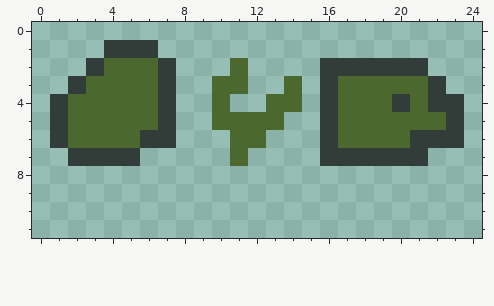
Pixel-art file, stored at gfx/props.aseprite. That is the earlier state.
32x32 pixels, 1 frame. Shown: x 0..24, y 0..11.
The same view after the edit:
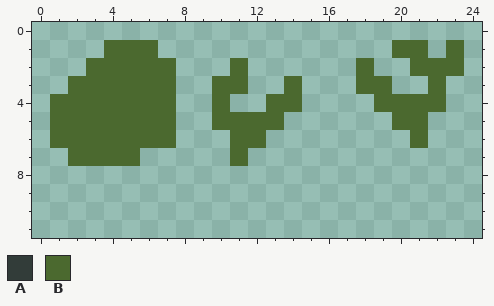
Palette (. is transparent): A #323c39  B #4b692f
The edit:
@@ x 0..24 @@
  0 .........................
- 1 ....AAA..................
- 2 ...ABBBA...B....AAAAAA...
- 3 ..ABBBBA..BB..B.ABBBBBA..
- 4 .ABBBBBA..B..BB.ABBBABAA.
- 5 .ABBBBBA..BBBB..ABBBBBBA.
- 6 .ABBBBAA...BB...ABBBBAAA.
- 7 ..AAAA.....B....AAAAAA...
+ 1 ....BBB.............BB.B.
+ 2 ...BBBBB...B......B..BBB.
+ 3 ..BBBBBB..BB..B...BB..B..
+ 4 .BBBBBBB..B..BB....BBBB..
+ 5 .BBBBBBB..BBBB......BB...
+ 6 .BBBBBBB...BB........B...
+ 7 ..BBBB.....B.............
  8 .........................
Where, in picture pixels (left, top, right, bottom), the same in both pictures:
changed: (50, 40, 176, 166)
changed: (320, 40, 464, 166)
